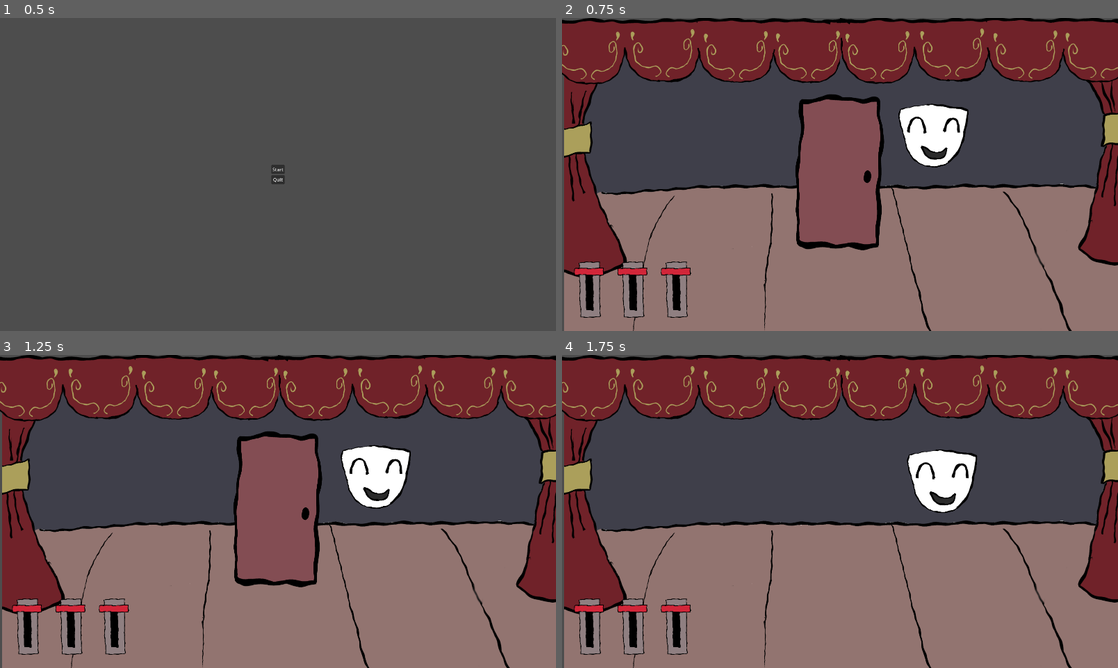
Above: before the commit, frames 1-4 (two rows, left to right).
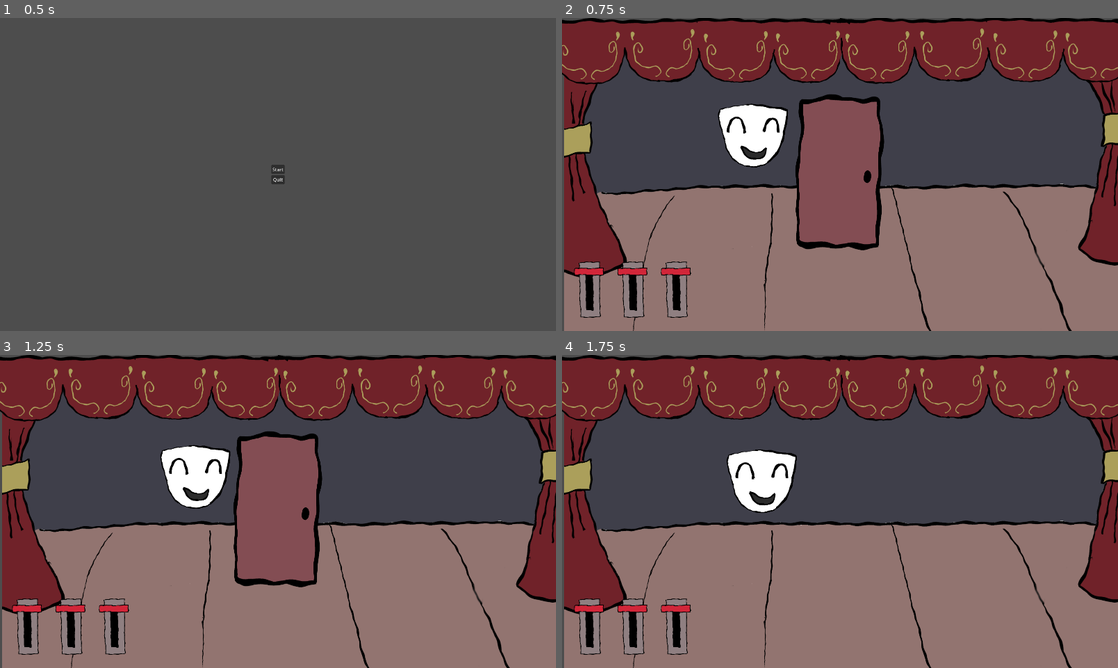
Above: after the commit, the same moments.

Repository: razzius/Masks2026
Game: Godot game, scene res://scenes/title_screen.tscn
Two runs of this game, one before a commit and one after it. Both use one fixed random seed, a clock stepped at 60 frames per second and the inputs below. The engine's default icon, where the game draws it, is replaced by a stand-in: a white triangle on a blue panel in a dark square.
Inputs (mouse positions are in pixels of both pictures, inside the frame that each line leads up to):
- Up to frame 1 (0.5 s): no input
- Up to frame 2 (0.75 s): click "Start" at 0.5 s
- Up to frame 3 (1.25 s): no input
- Up to frame 4 (1.75 s): click (589, 627) at 1.27 s

Frame 1 is identical in both runs. In frame 2, 4.0% of the frame differs, in the area x 28-74%, y 27-48%; in frame 3, 4.0%, in the area x 28-74%, y 28-50%; in frame 4, 4.0%.

Commit message:
Trying out collision event stuff

Diff:
--- a/scenes/Stages/Stage1.tscn
+++ b/scenes/Stages/Stage1.tscn
@@ -1,9 +1,10 @@
 [gd_scene format=4 uid="uid://dl4umw8ju0q36"]
 
+[ext_resource type="Script" uid="uid://cw6weg1nu8ucw" path="res://scenes/Stages/stage_1.gd" id="1_f1ilw"]
 [ext_resource type="Texture2D" uid="uid://4q335xxs2p" path="res://icon.svg" id="1_nbqlh"]
 [ext_resource type="PackedScene" uid="uid://e625levok1c3" path="res://Assets/Gate.tscn" id="2_oqog7"]
-[ext_resource type="PackedScene" path="res://scenes/mask.tscn" id="3_q4r7y"]
-[ext_resource type="PackedScene" path="res://scenes/UI.tscn" id="4_bl4ac"]
+[ext_resource type="PackedScene" uid="uid://bxkpmfiyt8o2f" path="res://scenes/mask.tscn" id="3_q4r7y"]
+[ext_resource type="PackedScene" uid="uid://ulgg0vj6aucw" path="res://scenes/UI.tscn" id="4_bl4ac"]
 [ext_resource type="Texture2D" uid="uid://ccmtugp310psl" path="res://art/banner.png" id="5_50gbc"]
 [ext_resource type="Texture2D" uid="uid://bugj6khui5mdv" path="res://art/theatre.png" id="6_16pka"]
 
@@ -78,6 +79,7 @@
 sources/0 = SubResource("TileSetAtlasSource_oqog7")
 
 [node name="Stage1" type="Node2D" unique_id=253650236]
+script = ExtResource("1_f1ilw")
 
 [node name="TileMapLayer" type="TileMapLayer" parent="." unique_id=692900873]
 visible = false
@@ -89,9 +91,21 @@
 scale = Vector2(0.75, 1)
 
 [node name="Mask" parent="." unique_id=1359150612 instance=ExtResource("3_q4r7y")]
-position = Vector2(1278, 401)
+position = Vector2(655, 401)
 
 [node name="UI" parent="." unique_id=1760316433 instance=ExtResource("4_bl4ac")]
+
+[node name="Lever" parent="UI" index="0" unique_id=901851183]
+position = Vector2(100, 930)
+
+[node name="Button" parent="UI/Lever" index="0" unique_id=1926699541 node_paths=PackedStringArray("gates")]
+gates = [NodePath("../../../Gate")]
+
+[node name="Lever2" parent="UI" index="1" unique_id=2042641525]
+position = Vector2(250, 930)
+
+[node name="Lever3" parent="UI" index="2" unique_id=888916594]
+position = Vector2(400, 930)
 
 [node name="Banner" type="Sprite2D" parent="." unique_id=501511650]
 position = Vector2(461, 113)
@@ -106,17 +120,7 @@
 position = Vector2(967, 554)
 texture = ExtResource("6_16pka")
 
-[node name="Lever" parent="UI" index="0" unique_id=901851183]
-position = Vector2(100, 930)
-
-[node name="Button" parent="UI/Lever" index="0" unique_id=1926699541 node_paths=PackedStringArray("gates")]
-gates = [NodePath("../../../Gate")]
-
-[node name="Lever2" parent="UI" index="1" unique_id=2042641525]
-position = Vector2(250, 930)
-
-[node name="Lever3" parent="UI" index="2" unique_id=888916594]
-position = Vector2(400, 930)
+[connection signal="hit" from="Gate" to="." method="_on_gate_hit"]
 
 [editable path="UI"]
 [editable path="UI/Lever"]
--- /dev/null
+++ b/scenes/Stages/stage_1.gd
@@ -0,0 +1,16 @@
+extends Node
+
+
+# Called when the node enters the scene tree for the first time.
+func _ready() -> void:
+	pass # Replace with function body.
+
+
+# Called every frame. 'delta' is the elapsed time since the previous frame.
+func _process(delta: float) -> void:
+	pass
+
+
+func _on_gate_hit(test: String) -> void:
+	var mask = $Mask
+	print('it works')
--- a/scripts/Gate.gd
+++ b/scripts/Gate.gd
@@ -1,5 +1,7 @@
 extends Node
 class_name Gate
+
+signal hit(test: String)
 
 @export var opened : bool
 var sprite : Sprite2D
@@ -37,3 +39,4 @@
 
 func _on_area_2d_area_entered(area: Area2D) -> void:
 	print('area entered!')
+	hit.emit('blah')
Not shown, added: scenes/Stages/stage_1.gd.uid
